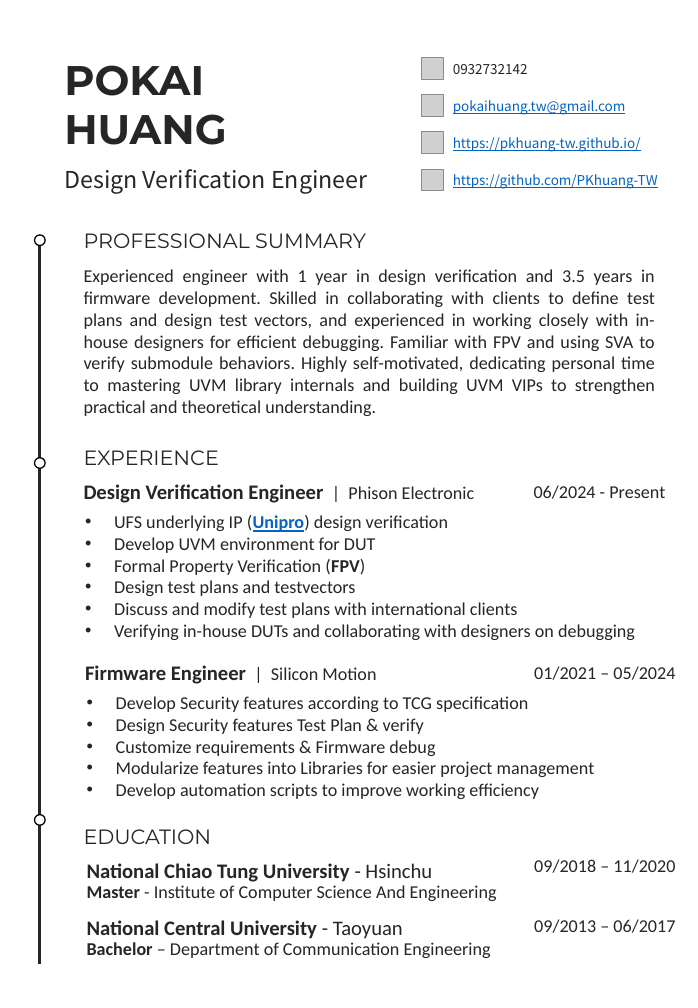
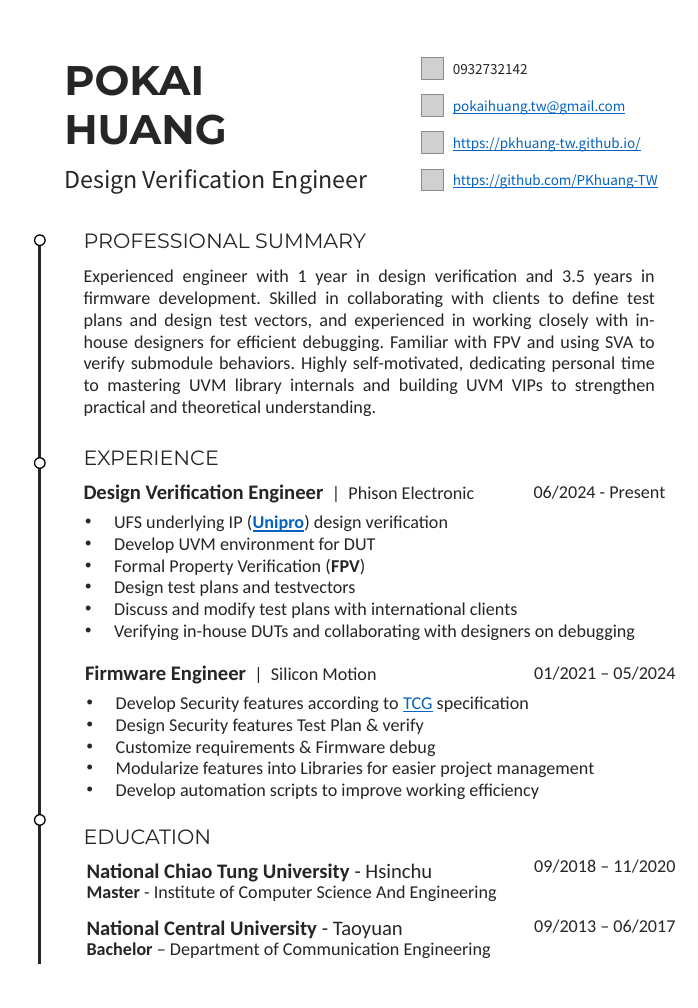
Before and after one commit to PKhuang-TW/PKhuang-TW.github.io, a slide deck: slide 1 of attaches/PKHuang_Resume.pptx. Drawn at 698x1008 pixels with LibreOffice and Linux fonts; fonts in the diff are those of the drawing; grey boxes stand for pictures. Boxes give left, top, right and bottom in pixels: in the first picture for what was removed or moved away, otherwise in the second. Text is boxed around its words. In the diff, an @@ line names an element or a change of style, - is before the commit and + after.

```diff
--- a/attaches/PKHuang_Resume.pptx
+++ b/attaches/PKHuang_Resume.pptx
@@ text at (x1=116, y1=696, x2=529, y2=712): text colour #262626 to #0563C1, underline on in "TCG" @@
```
Also in this commit, not shown: 2 other files.
